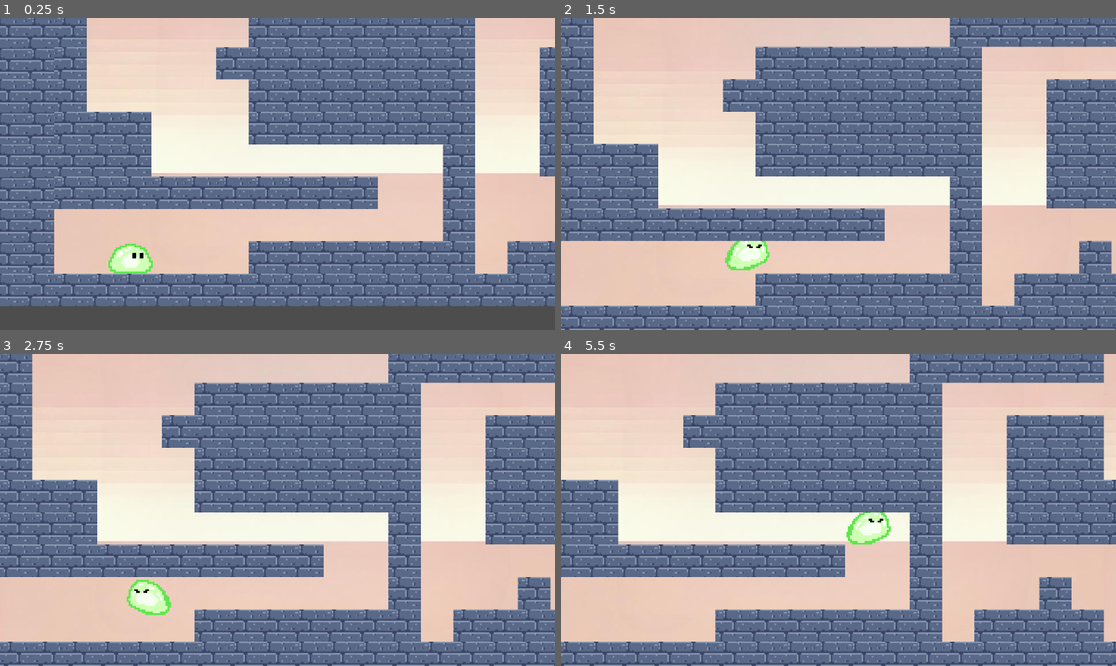
Above: before the commit, frames 1-4 (two rows, left to right).
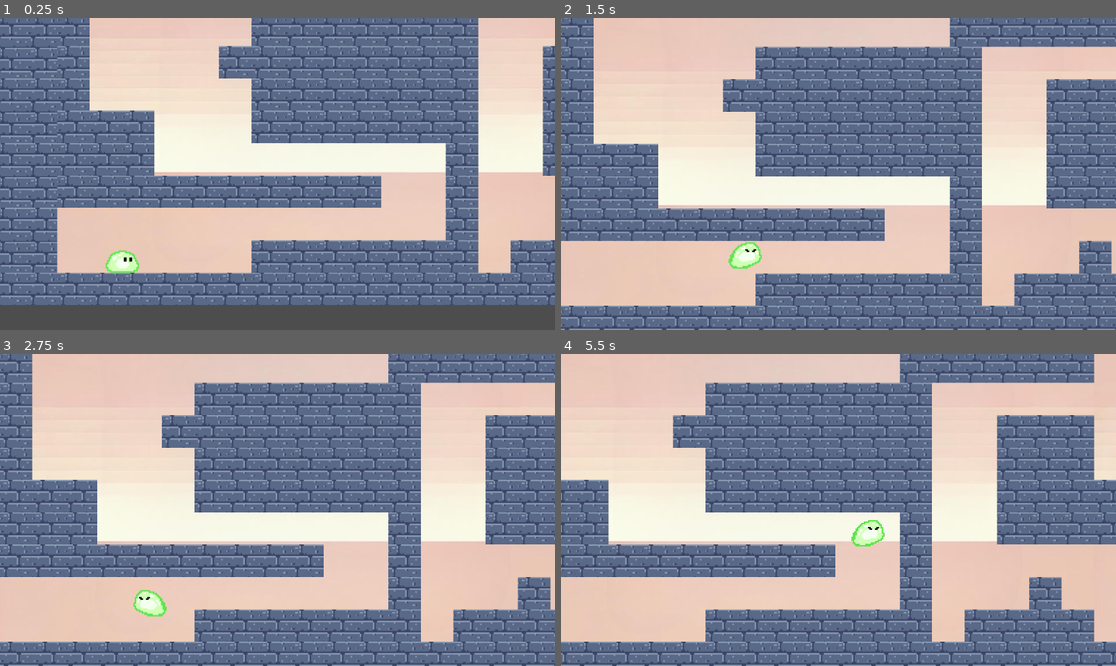
Above: after the commit, the same moments.

Repository: PondSec/JoeysSlimeventure
Game: Godot game, scene res://Scenes/Game.tscn
Two runs of this game, one before a commit and one after it. Both use one fixed random seed, a clock stepped at 60 frames per second and the inputs below.
Inputs:
- Up to frame 1 (0.25 s): no input
- Up to frame 2 (1.5 s): hold Space (up) 0.53-1.28 s; hold D (right) from 0.53 s (still down); tap Space (up) at 1.35 s
- Up to frame 3 (2.75 s): tap Space (up) at 1.52, 1.82 s; release D (right) at 2.03 s; hold A (left) from 2.03 s (still down); hold Space (up) from 2.03 s (still down)
- Up to frame 4 (5.5 s): release A (left) at 2.78 s; release Space (up) at 2.78 s; hold D (right) 2.78-4.28 s; tap Space (up) at 2.85, 3.02, 3.32, 4.35, 4.52, 4.82 s; hold Space (up) 3.53-4.28 s; hold A (left) 4.28-5.03 s; hold D (right) from 5.03 s (still down); hold Space (up) from 5.03 s (still down)

The runs differ from the first frame. In frame 1, 23% of the frame differs, in the area x 0-100%, y 0-93%; in frame 2, 0.4%; in frame 3, 0.6%; in frame 4, 16%.

Commit message:
Add files via upload

Diff:
--- a/DungeonSlayer/CodeSnips.gd
+++ b/DungeonSlayer/CodeSnips.gd
@@ -1,48 +1,19 @@
 extends CharacterBody2D
 
-const SPEED = 300.0
-const JUMP_VELOCITY = -600.0
+const GRAVITY = 5
+const SPEED = 500
 
-# Variable für die Laufrichtung
-var direction := Vector2.ZERO
+func _process(delta):
+	var move = Vector2(0, GRAVITY)
 
-func _physics_process(delta: float) -> void:
-	# Gravitation anwenden, wenn nicht auf dem Boden
-	if not is_on_floor():
-		velocity += get_gravity() * delta
+	if Input.is_action_pressed("left"):
+		move.x = -1
 
-	# Sprung ausführen, wenn die Taste gedrückt wird und auf dem Boden
-	if Input.is_action_just_pressed("up") and is_on_floor():
-		velocity.y = JUMP_VELOCITY
+	if Input.is_action_pressed("right"):
+		move.x = 1
 
-	# Horizontale Bewegung basierend auf der Eingabe
-	direction.x = Input.get_axis("left", "right")
-	if direction.x != 0:
-		velocity.x = direction.x * SPEED
-	else:
-		velocity.x = move_toward(velocity.x, 0, SPEED)
+	if Input.is_action_pressed("up"):
+		move.y = -8
 
-	# Bewegen und gleiten lassen
+	velocity = move * SPEED
 	move_and_slide()
-
-	# Animation einstellen
-	set_animation()
-
-# Funktion zum Einstellen der Animation
-func set_animation():
-	if direction.x < 0:
-		$PlayerSprite.flip_h = true
-		$AnimationPlayer.play("walk")
-
-	elif direction.x > 0:
-		$PlayerSprite.flip_h = false
-		$AnimationPlayer.play("walk")
-
-	if direction.x == 0:
-		$AnimationPlayer.play("idle")
-
-	if is_in_air():
-		$AnimationPlayer.play("jump")
-
-func is_in_air():
-	return is_on_floor() == false
--- a/DungeonSlayer/Scenes/Game.tscn
+++ b/DungeonSlayer/Scenes/Game.tscn
@@ -376,20 +376,50 @@
 resource_name = "Player"
 script/source = "extends CharacterBody2D
 
+# Konstanten für die Bewegung und Sprünge
 const SPEED = 300.0
-const JUMP_VELOCITY = -600.0
-
-# Variable für die Laufrichtung
+const GRAVITY = 1200.0  # Erhöhte Schwerkraft für schnelleres Fallen
+const JUMP_VELOCITY = -550.0  # Weniger starkes normales Springen
+const WALL_JUMP_VELOCITY_X = 200.0  # Weniger starkes seitliches Abspringen von der Wand
+const WALL_JUMP_VELOCITY_Y = -500.0  # Weniger starkes vertikales Abspringen
+const WALL_SLIDE_SPEED = 500.0  # Minimal langsamer als das normale Fallen
+
+# Variablen für die Laufrichtung und den Wall-Jump-Status
 var direction := Vector2.ZERO
+var is_wall_sliding := false
+var can_wall_jump := true
+var last_wall_normal := Vector2.ZERO
 
 func _physics_process(delta: float) -> void:
 	# Gravitation anwenden, wenn nicht auf dem Boden
 	if not is_on_floor():
-		velocity += get_gravity() * delta
-
-	# Sprung ausführen, wenn die Taste gedrückt wird und auf dem Boden
-	if Input.is_action_just_pressed(\"up\") and is_on_floor():
-		velocity.y = JUMP_VELOCITY
+		velocity.y += GRAVITY * delta
+
+	# Überprüfen, ob der Charakter an einer Wand ist
+	if is_on_wall() and not is_on_floor() and velocity.y > 0:
+		is_wall_sliding = true
+		# Geschwindigkeit beim Rutschen an der Wand minimal begrenzen
+		if velocity.y > WALL_SLIDE_SPEED:
+			velocity.y = WALL_SLIDE_SPEED
+		# Überprüfen, ob der Spieler sich auf einer neuen Wand befindet
+		var current_wall_normal = get_wall_normal()
+		if current_wall_normal != last_wall_normal:
+			can_wall_jump = true  # Wall Jump zurücksetzen, wenn die Wand anders ist
+			last_wall_normal = current_wall_normal
+	else:
+		is_wall_sliding = false
+		if is_on_floor():
+			can_wall_jump = true  # Wall Jump zurücksetzen, wenn auf dem Boden
+
+	# Sprung ausführen
+	if Input.is_action_just_pressed(\"up\"):
+		if is_on_floor():
+			velocity.y = JUMP_VELOCITY
+		elif is_wall_sliding and can_wall_jump:
+			# Wall Jump ausführen
+			velocity.y = WALL_JUMP_VELOCITY_Y
+			velocity.x = direction.x * -WALL_JUMP_VELOCITY_X
+			can_wall_jump = false  # Wall Jump deaktivieren, bis zurückgesetzt
 
 	# Horizontale Bewegung basierend auf der Eingabe
 	direction.x = Input.get_axis(\"left\", \"right\")
@@ -409,7 +439,6 @@
 	if direction.x < 0:
 		$PlayerSprite.flip_h = true
 		$AnimationPlayer.play(\"walk\")
-
 	elif direction.x > 0:
 		$PlayerSprite.flip_h = false
 		$AnimationPlayer.play(\"walk\")
@@ -421,12 +450,11 @@
 		$AnimationPlayer.play(\"jump\")
 
 func is_in_air():
-	return is_on_floor() == false
+	return not is_on_floor()
 "
 
-[sub_resource type="CapsuleShape2D" id="CapsuleShape2D_84n1o"]
-radius = 125.0
-height = 430.0
+[sub_resource type="RectangleShape2D" id="RectangleShape2D_uwm2o"]
+size = Vector2(255, 386.667)
 
 [sub_resource type="Animation" id="Animation_chcy3"]
 length = 0.001
@@ -509,8 +537,8 @@
 layer_0/tile_data = PackedInt32Array(983039, 65538, 3, 917504, 3, 14, 851970, 131075, 13, 851971, 196611, 13, 851972, 2 …(12708 unchanged characters)…
 
 [node name="PlayerModel" type="CharacterBody2D" parent="."]
-position = Vector2(104, 775)
-scale = Vector2(0.2, 0.2)
+position = Vector2(92, 834)
+scale = Vector2(0.15, 0.15)
 collision_mask = 3
 script = SubResource("GDScript_381hh")
 
@@ -521,10 +549,10 @@
 vframes = 3
 
 [node name="PlayerCollisionShape" type="CollisionShape2D" parent="PlayerModel"]
-position = Vector2(140, 1032.53)
+position = Vector2(140, 1027.5)
 rotation = 1.5708
 scale = Vector2(0.999999, 0.999999)
-shape = SubResource("CapsuleShape2D_84n1o")
+shape = SubResource("RectangleShape2D_uwm2o")
 
 [node name="AnimationPlayer" type="AnimationPlayer" parent="PlayerModel"]
 libraries = {
